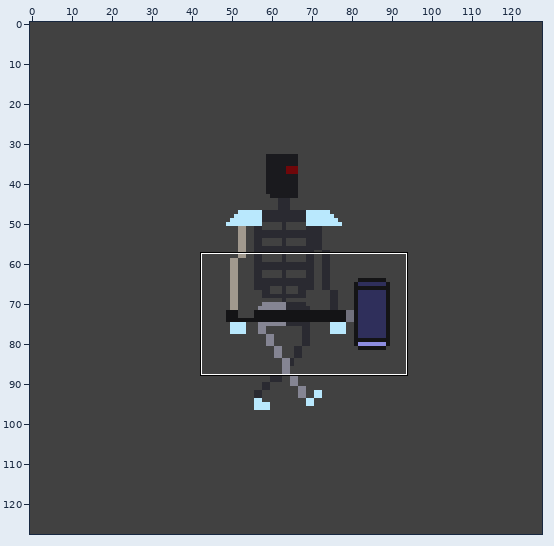
Pixel-art file: SkeletonSlayerUnity/Assets/ASSETS_ROOT/animations/skeleton_lord/asperite/skeleton_lord_first-boss.aseprite. Above, an overview of the earlier version with the close-up marked.
Close-up. Before the commit:
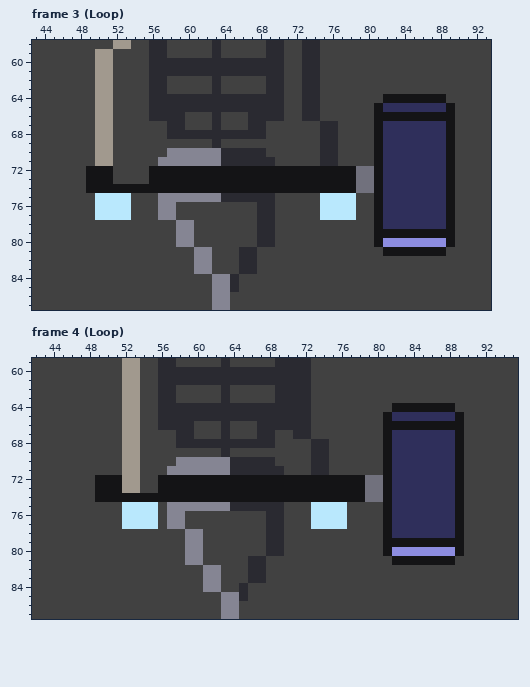
128x128 pixels, 11 frames. Colours within 5 levels of each other are drawn and written as one. Shown: frame 3 (Loop): x 43..93, y 58..87; frame 4 (Loop): x 42..95, y 59..87. The commit also changed other frames or places, which this record leaves out.
The same view after the edit:
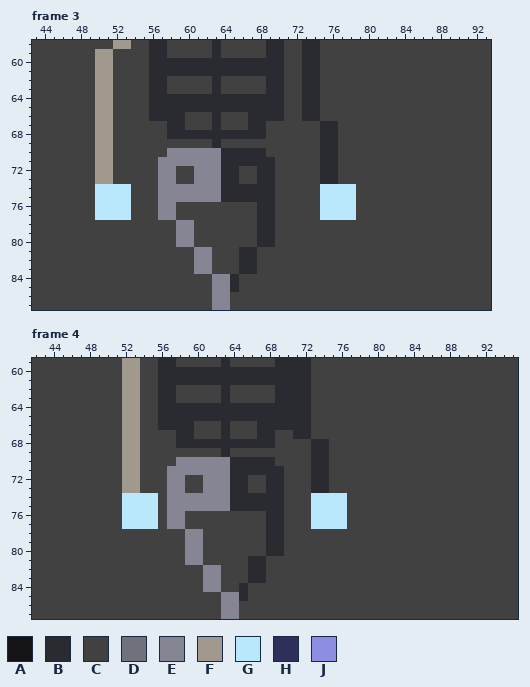
Palette (. is transparent): A #141416  B #2a2a31  C #414141  D #71717d  E #858593  F #a1998e  G #b9e8fd  H #2f2f5b  J #8d8de1
Change:
layer "1337Hammer" now hidden
--- frame 3
@@ x 43..93 @@
 63 CCCCCCCFFCCCCBBCCCCCBCCCCCBBCCBBCCCCCCCCCCCCCCCCCCC
-64 CCCCCCCFFCCCCBBBBBBBBBBBBBBBCCBBCCCCCCCAAAAAAACCCCC
-65 CCCCCCCFFCCCCBBBBBBBBBBBBBBBCCBBCCCCCCAHHHHHHHACCCC
-66 CCCCCCCFFCCCCBBBBCCCBCCCBBBBCCBBCCCCCCAAAAAAAAACCCC
-67 CCCCCCCFFCCCCCCBBCCCBCCCBBCCCCCCBBCCCCAHHHHHHHACCCC
-68 CCCCCCCFFCCCCCCBBBBBBBBBBBCCCCCCBBCCCCAHHHHHHHACCCC
-69 CCCCCCCFFCCCCCCCCCCCBCCCCCCCCCCCBBCCCCAHHHHHHHACCCC
-70 CCCCCCCFFCCCCCCEEEEEEBBBBBCCCCCCBBCCCCAHHHHHHHACCCC
-71 CCCCCCCFFCCCCCEEEEEEEBBBBBBCCCCCBBCCCCAHHHHHHHACCCC
-72 CCCCCCAAACCCCAAAAAAAAAAAAAAAAAAAAAAADDAHHHHHHHACCCC
-73 CCCCCCAAACCCCAAAAAAAAAAAAAAAAAAAAAAADDAHHHHHHHACCCC
-74 CCCCCCAAAAAAAAAAAAAAAAAAAAAAAAAAAAAADDAHHHHHHHACCCC
-75 CCCCCCCGGGGCCCEEEEEEEBBBBBBCCCCCGGGGCCAHHHHHHHACCCC
-76 CCCCCCCGGGGCCCEECCCCCCCCCBBCCCCCGGGGCCAHHHHHHHACCCC
-77 CCCCCCCGGGGCCCEECCCCCCCCCBBCCCCCGGGGCCAHHHHHHHACCCC
-78 CCCCCCCCCCCCCCCCEECCCCCCCBBCCCCCCCCCCCAHHHHHHHACCCC
-79 CCCCCCCCCCCCCCCCEECCCCCCCBBCCCCCCCCCCCAAAAAAAAACCCC
-80 CCCCCCCCCCCCCCCCEECCCCCCCBBCCCCCCCCCCCAJJJJJJJACCCC
-81 CCCCCCCCCCCCCCCCCCEECCCBBCCCCCCCCCCCCCCAAAAAAACCCCC
+64 CCCCCCCFFCCCCBBBBBBBBBBBBBBBCCBBCCCCCCCCCCCCCCCCCCC
+65 CCCCCCCFFCCCCBBBBBBBBBBBBBBBCCBBCCCCCCCCCCCCCCCCCCC
+66 CCCCCCCFFCCCCBBBBCCCBCCCBBBBCCBBCCCCCCCCCCCCCCCCCCC
+67 CCCCCCCFFCCCCCCBBCCCBCCCBBCCCCCCBBCCCCCCCCCCCCCCCCC
+68 CCCCCCCFFCCCCCCBBBBBBBBBBBCCCCCCBBCCCCCCCCCCCCCCCCC
+69 CCCCCCCFFCCCCCCCCCCCBCCCCCCCCCCCBBCCCCCCCCCCCCCCCCC
+70 CCCCCCCFFCCCCCCEEEEEEBBBBBCCCCCCBBCCCCCCCCCCCCCCCCC
+71 CCCCCCCFFCCCCCEEEEEEEBBBBBBCCCCCBBCCCCCCCCCCCCCCCCC
+72 CCCCCCCFFCCCCCEECCEEEBBCCBBCCCCCBBCCCCCCCCCCCCCCCCC
+73 CCCCCCCFFCCCCCEECCEEEBBCCBBCCCCCBBCCCCCCCCCCCCCCCCC
+74 CCCCCCCGGGGCCCEEEEEEEBBBBBBCCCCCGGGGCCCCCCCCCCCCCCC
+75 CCCCCCCGGGGCCCEEEEEEEBBBBBBCCCCCGGGGCCCCCCCCCCCCCCC
+76 CCCCCCCGGGGCCCEECCCCCCCCCBBCCCCCGGGGCCCCCCCCCCCCCCC
+77 CCCCCCCGGGGCCCEECCCCCCCCCBBCCCCCGGGGCCCCCCCCCCCCCCC
+78 CCCCCCCCCCCCCCCCEECCCCCCCBBCCCCCCCCCCCCCCCCCCCCCCCC
+79 CCCCCCCCCCCCCCCCEECCCCCCCBBCCCCCCCCCCCCCCCCCCCCCCCC
+80 CCCCCCCCCCCCCCCCEECCCCCCCBBCCCCCCCCCCCCCCCCCCCCCCCC
+81 CCCCCCCCCCCCCCCCCCEECCCBBCCCCCCCCCCCCCCCCCCCCCCCCCC
 82 CCCCCCCCCCCCCCCCCCEECCCBBCCCCCCCCCCCCCCCCCCCCCCCCCC
--- frame 4
@@ x 42..95 @@
 63 CCCCCCCCCCFFCCBBCCCCCBCCCCCBBBBCCCCCCCCCCCCCCCCCCCCCCC
-64 CCCCCCCCCCFFCCBBBBBBBBBBBBBBBBBCCCCCCCCCAAAAAAACCCCCCC
-65 CCCCCCCCCCFFCCBBBBBBBBBBBBBBBBBCCCCCCCCAHHHHHHHACCCCCC
-66 CCCCCCCCCCFFCCBBBBCCCBCCCBBBBBBCCCCCCCCAAAAAAAAACCCCCC
-67 CCCCCCCCCCFFCCCCBBCCCBCCCBBCCBBCCCCCCCCAHHHHHHHACCCCCC
-68 CCCCCCCCCCFFCCCCBBBBBBBBBBBCCCCBBCCCCCCAHHHHHHHACCCCCC
-69 CCCCCCCCCCFFCCCCCCCCCBCCCCCCCCCBBCCCCCCAHHHHHHHACCCCCC
-70 CCCCCCCCCCFFCCCCEEEEEEBBBBBCCCCBBCCCCCCAHHHHHHHACCCCCC
-71 CCCCCCCCCCFFCCCEEEEEEEBBBBBBCCCBBCCCCCCAHHHHHHHACCCCCC
-72 CCCCCCCAAAFFCCAAAAAAAAAAAAAAAAAAAAAAADDAHHHHHHHACCCCCC
-73 CCCCCCCAAAFFCCAAAAAAAAAAAAAAAAAAAAAAADDAHHHHHHHACCCCCC
-74 CCCCCCCAAAAAAAAAAAAAAAAAAAAAAAAAAAAAADDAHHHHHHHACCCCCC
-75 CCCCCCCCCCGGGGCEEEEEEEBBBBBBCCCGGGGCCCCAHHHHHHHACCCCCC
-76 CCCCCCCCCCGGGGCEECCCCCCCCCBBCCCGGGGCCCCAHHHHHHHACCCCCC
-77 CCCCCCCCCCGGGGCEECCCCCCCCCBBCCCGGGGCCCCAHHHHHHHACCCCCC
-78 CCCCCCCCCCCCCCCCCEECCCCCCCBBCCCCCCCCCCCAHHHHHHHACCCCCC
-79 CCCCCCCCCCCCCCCCCEECCCCCCCBBCCCCCCCCCCCAAAAAAAAACCCCCC
-80 CCCCCCCCCCCCCCCCCEECCCCCCCBBCCCCCCCCCCCAJJJJJJJACCCCCC
-81 CCCCCCCCCCCCCCCCCEECCCCCBBCCCCCCCCCCCCCCAAAAAAACCCCCCC
+64 CCCCCCCCCCFFCCBBBBBBBBBBBBBBBBBCCCCCCCCCCCCCCCCCCCCCCC
+65 CCCCCCCCCCFFCCBBBBBBBBBBBBBBBBBCCCCCCCCCCCCCCCCCCCCCCC
+66 CCCCCCCCCCFFCCBBBBCCCBCCCBBBBBBCCCCCCCCCCCCCCCCCCCCCCC
+67 CCCCCCCCCCFFCCCCBBCCCBCCCBBCCBBCCCCCCCCCCCCCCCCCCCCCCC
+68 CCCCCCCCCCFFCCCCBBBBBBBBBBBCCCCBBCCCCCCCCCCCCCCCCCCCCC
+69 CCCCCCCCCCFFCCCCCCCCCBCCCCCCCCCBBCCCCCCCCCCCCCCCCCCCCC
+70 CCCCCCCCCCFFCCCCEEEEEEBBBBBCCCCBBCCCCCCCCCCCCCCCCCCCCC
+71 CCCCCCCCCCFFCCCEEEEEEEBBBBBBCCCBBCCCCCCCCCCCCCCCCCCCCC
+72 CCCCCCCCCCFFCCCEECCEEEBBCCBBCCCBBCCCCCCCCCCCCCCCCCCCCC
+73 CCCCCCCCCCFFCCCEECCEEEBBCCBBCCCBBCCCCCCCCCCCCCCCCCCCCC
+74 CCCCCCCCCCGGGGCEEEEEEEBBBBBBCCCGGGGCCCCCCCCCCCCCCCCCCC
+75 CCCCCCCCCCGGGGCEEEEEEEBBBBBBCCCGGGGCCCCCCCCCCCCCCCCCCC
+76 CCCCCCCCCCGGGGCEECCCCCCCCCBBCCCGGGGCCCCCCCCCCCCCCCCCCC
+77 CCCCCCCCCCGGGGCEECCCCCCCCCBBCCCGGGGCCCCCCCCCCCCCCCCCCC
+78 CCCCCCCCCCCCCCCCCEECCCCCCCBBCCCCCCCCCCCCCCCCCCCCCCCCCC
+79 CCCCCCCCCCCCCCCCCEECCCCCCCBBCCCCCCCCCCCCCCCCCCCCCCCCCC
+80 CCCCCCCCCCCCCCCCCEECCCCCCCBBCCCCCCCCCCCCCCCCCCCCCCCCCC
+81 CCCCCCCCCCCCCCCCCEECCCCCBBCCCCCCCCCCCCCCCCCCCCCCCCCCCC
 82 CCCCCCCCCCCCCCCCCCCEECCCBBCCCCCCCCCCCCCCCCCCCCCCCCCCCC
Boxes around the changes in both close-ups, in picture pixels (x1, y1, x2, y2):
changed: (86, 94, 455, 256)
changed: (95, 403, 464, 565)
